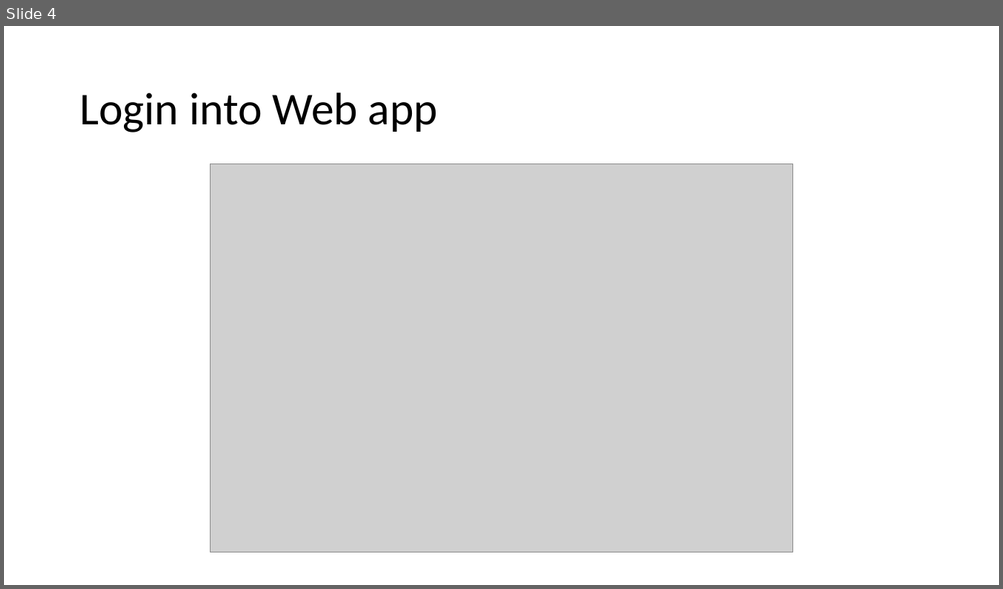
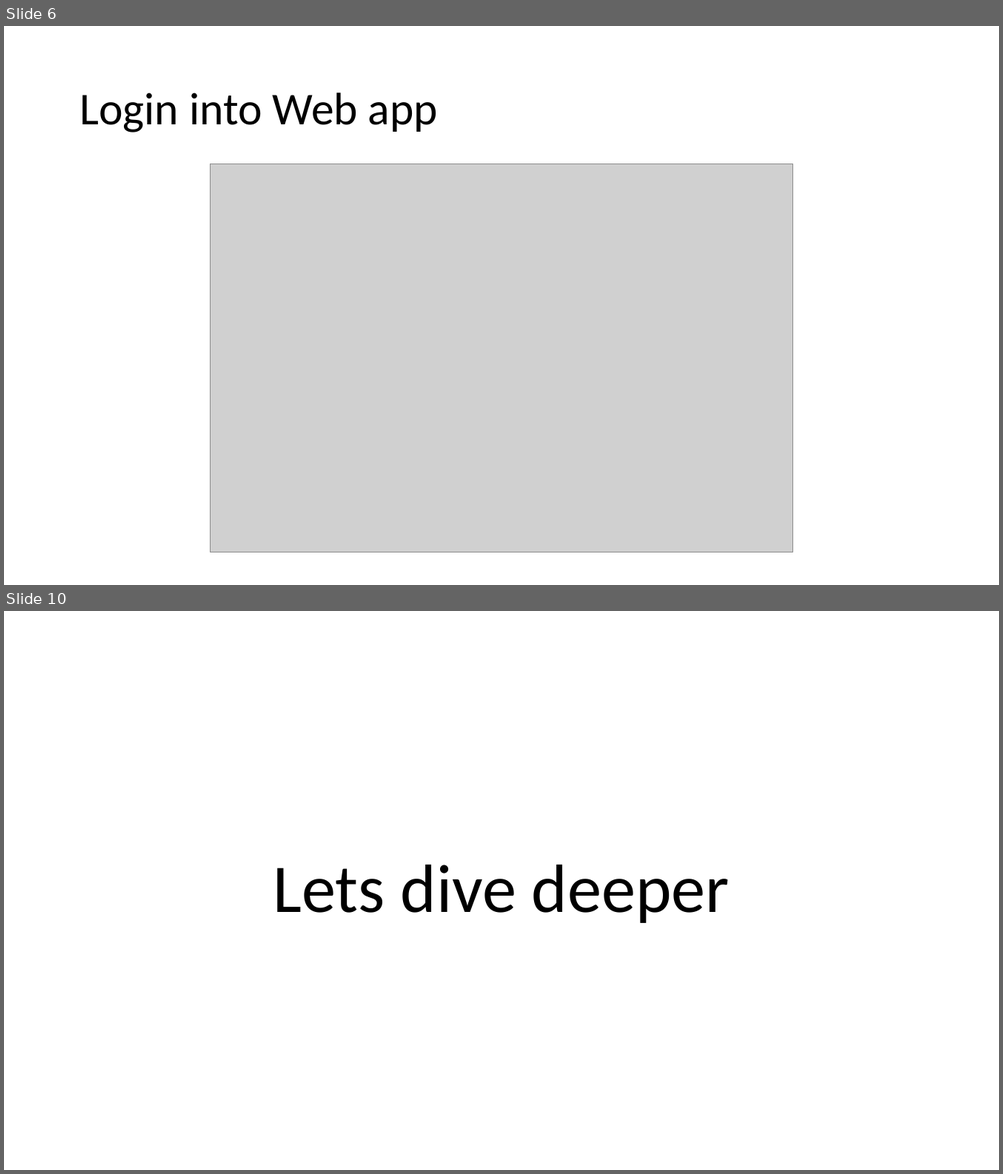
Before and after one commit to zatsepinvl/whatsclub, a slide deck: WhatsClub.pptx. Shown one above the other, each under a label of ours: slide 4 before the commit, slides 6 and 10 after it; the slides between them are not shown. The pictures are 1003x589 and 1003x1174 pixels, drawn with LibreOffice and Linux fonts; fonts in the diff are those of the drawing; grey boxes stand for pictures. Boxes give left, top, right and bottom in pixels: in the first picture for what was removed or moved away, otherwise in the second. Text is boxed around its words. In the diff, an @@ line names an element or a change of style, - is before the commit and + after.

```diff
--- a/WhatsClub.pptx
+++ b/WhatsClub.pptx
@@ slide 10 added at [4, 611, 999, 1170], background #FFFFFF @@
@@ title added at [273, 865, 729, 923], 66 pt, text #000000 @@
+Lets dive deeper
@@ what was slide 4 is now slide 6 @@
```
Also in this commit, not shown: 4 slides changed, 3 other slides added, 4 slides removed, 19 other files.
